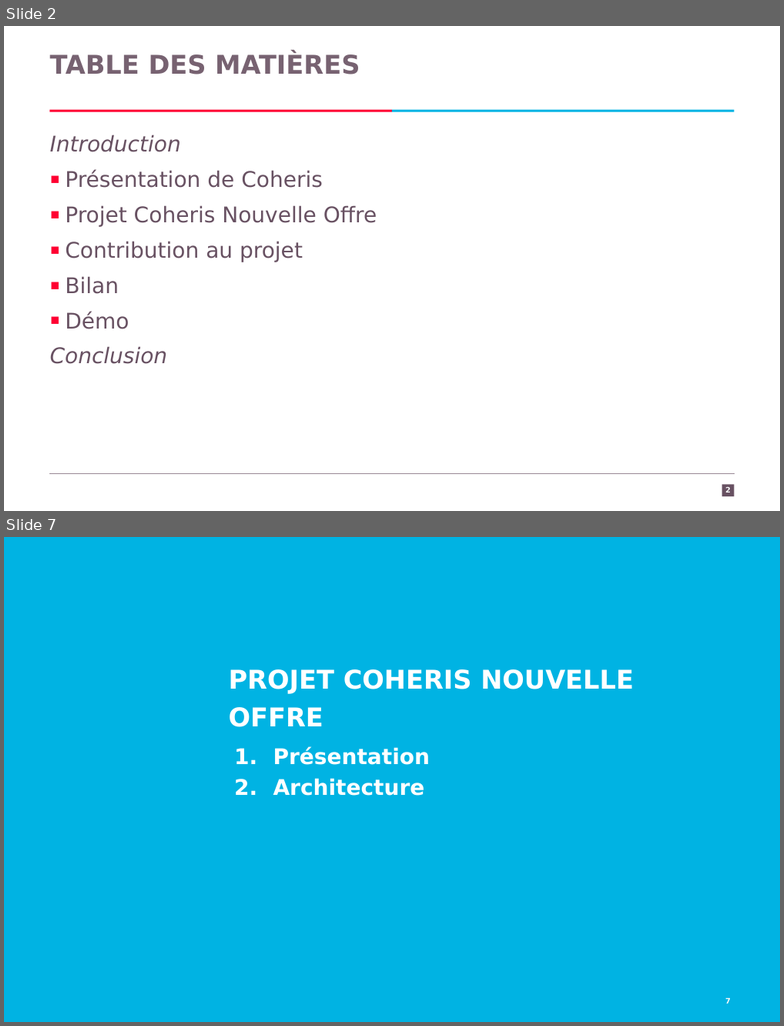
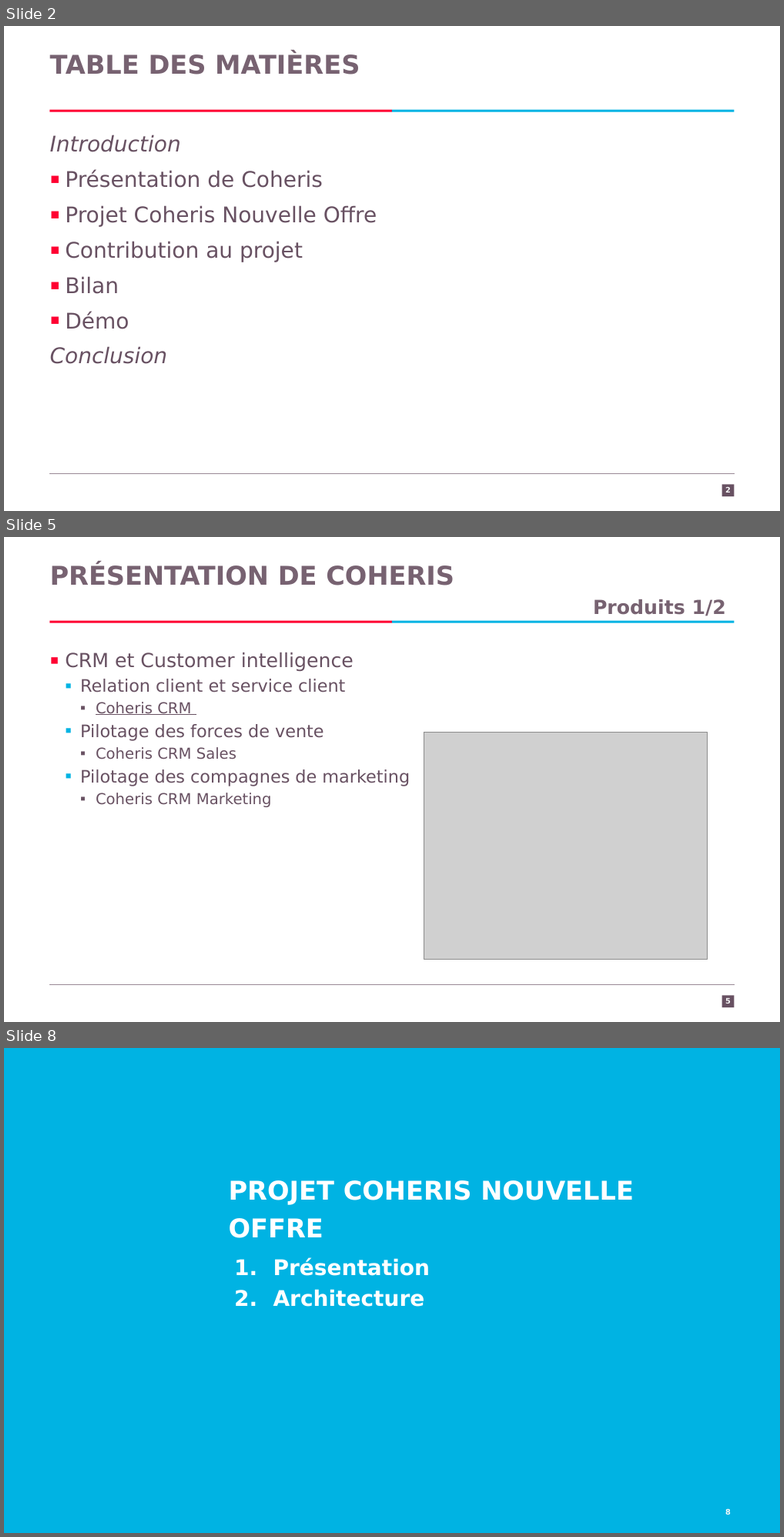
Before and after one commit to Kingsousse/Intership-Report-CRM, a slide deck: presentation.pptx. Shown one above the other, each under a label of ours: slides 2 and 7 before the commit, slides 2, 5 and 8 after it; the slides between them are not shown. The pictures are 784x1026 and 784x1537 pixels, drawn with LibreOffice and Linux fonts; fonts in the diff are those of the drawing; grey boxes stand for pictures; background and template pictures are left out. Boxes give left, top, right and bottom in pixels: in the first picture for what was removed or moved away, otherwise in the second. Text is boxed around its words. In the diff, an @@ line names an element or a change of style, - is before the commit and + after.

```diff
--- a/presentation.pptx
+++ b/presentation.pptx
@@ slide 5 added at <box>4,537,780,1022</box>, background #FFFFFF; not listed: 4 template elements that a slide beside it also shows @@
@@ title added at <box>50,565,454,586</box>, 24 pt, text #776271, bold @@
+PRÉSENTATION DE COHERIS
@@ text added at <box>593,599,726,616</box>, 18 pt, text #776271, bold @@
+Produits 1/2
@@ text added at <box>65,653,410,807</box>, 16 pt, text #685162 @@
+▪ CRM et Customer intelligence
+  ▪ Relation client et service client
+    ▪ Coheris CRM
+  ▪ Pilotage des forces de vente
+    ▪ Coheris CRM Sales
+  ▪ Pilotage des compagnes de marketing
+    ▪ Coheris CRM Marketing
@@ picture added at <box>424,733,707,959</box> @@
@@ page number added at <box>725,998,731,1004</box>, 7 pt, text #F8F8F8, bold @@
+5
@@ what was slide 7 is now slide 8 @@
@@ page number at <box>725,1509,731,1515</box>: text changed @@
-7
+8
```
Also in this commit, not shown: 6 slides changed, 1 other slide added, 3 other files.
